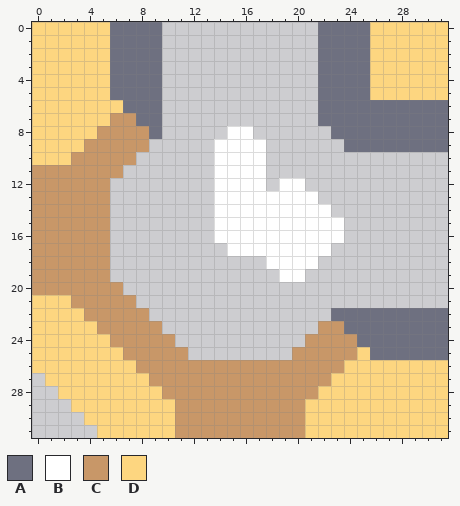
Pixel-art sprite -- sprites/blocks/liquids/directed-conduit/directed-conduit-top-1.png. Above, as it was before the edit.
The file is 32x32 pixels.
Palette (. is transparent): A #6e7080  B #ffffff  C #c89768  D #fdd680
And afterwards:
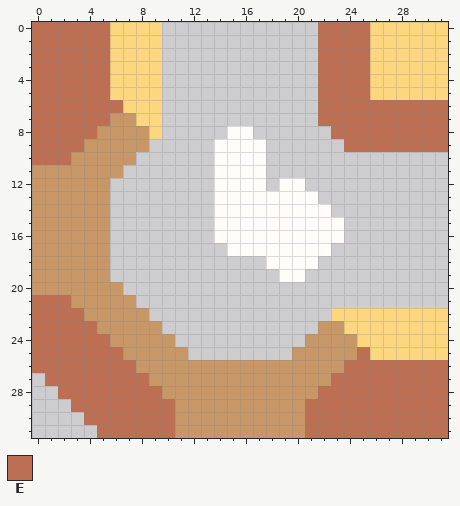
Colours new in this view: E #bc6f52
Change:
colour B: #ffffff -> #fffcf9
Changed rows in their new state; - is a pixel that keeps its letter.
first column x 0:
 0 EEEEEEDDDD------------EEEE------
 1 EEEEEEDDDD------------EEEE------
 2 EEEEEEDDDD------------EEEE------
 3 EEEEEEDDDD------------EEEE------
 4 EEEEEEDDDD------------EEEE------
 5 EEEEEEDDDD------------EEEE------
 6 EEEEEEEDDD------------EEEEEEEEEE
 7 EEEEEE--DD------------EEEEEEEEEE
 8 EEEEE----D-------------EEEEEEEEE
 9 EEEE--------------------EEEEEEEE
10 EEE-----------------------------
first column x 0:
21 EEE-----------------------------
22 EEEE-------------------DDDDDDDDD
23 EEEEE-------------------DDDDDDDD
24 EEEEEE-------------------DDDDDDD
25 EEEEEEE------------------EDDDDDD
26 EEEEEEEE----------------EEEEEEEE
27 -EEEEEEEE--------------EEEEEEEEE
28 --EEEEEEEE------------EEEEEEEEEE
29 ---EEEEEEEE----------EEEEEEEEEEE
30 ----EEEEEEE----------EEEEEEEEEEE
31 -----EEEEEE----------EEEEEEEEEEE
Changed places in both pictures, as pixel boxes (x1, y1, x2, y2):
changed: (32, 22, 448, 438)
